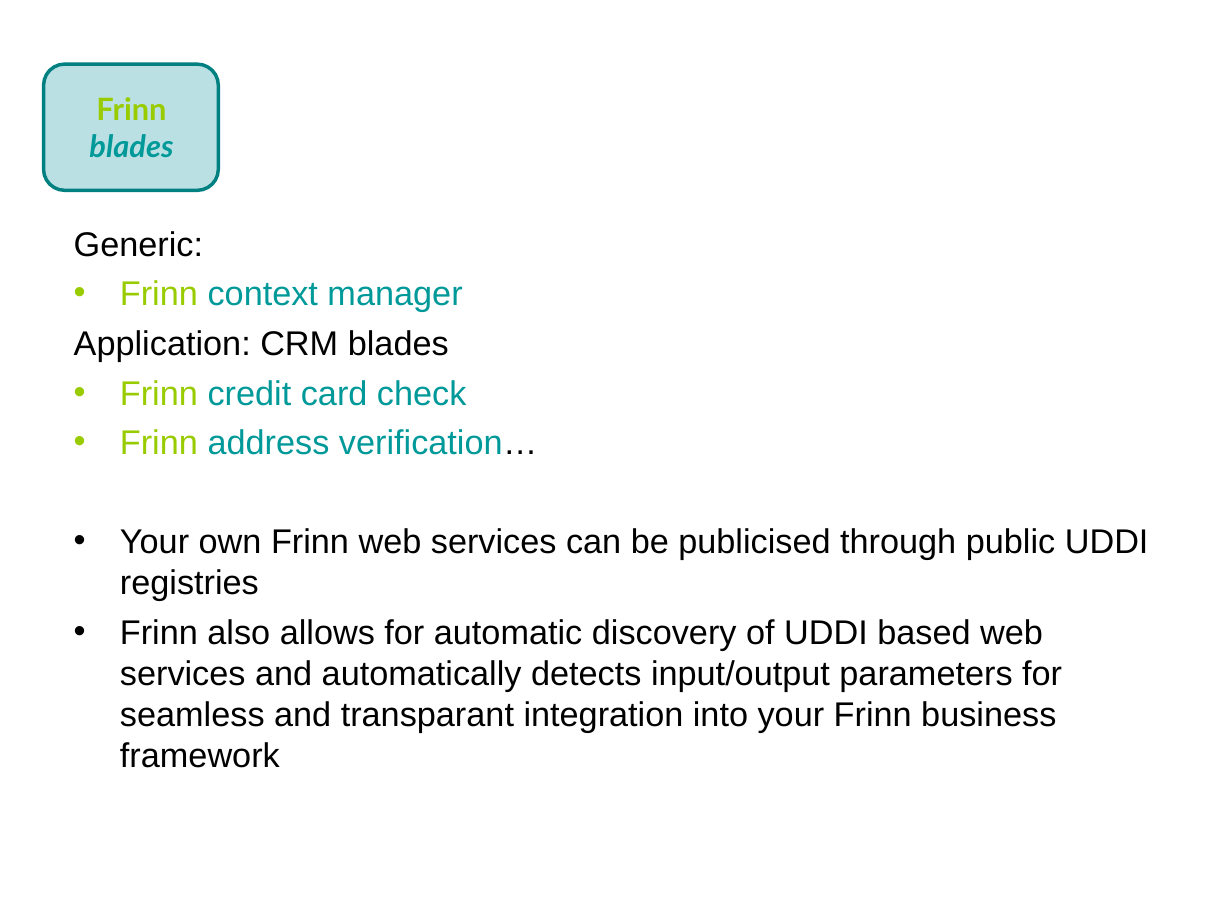
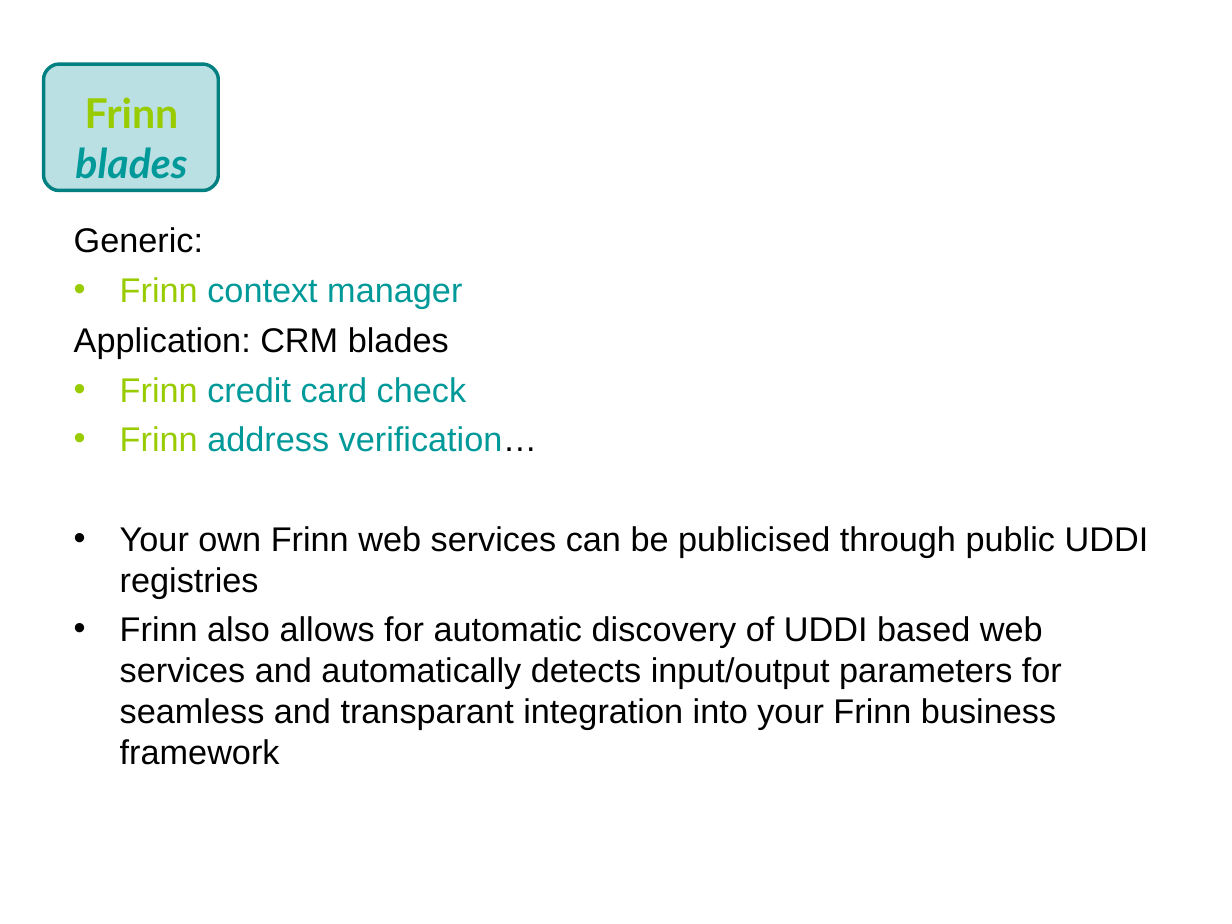
Before and after one commit to Dexels/navajo, a slide deck: slide 7 of doc/Frinn2.ppt. Drawn at 1232x924 pixels with LibreOffice and Linux fonts; fonts in the diff are those of the drawing. Boxes give left, top, right and bottom in pixels: in the first picture for what was removed or moved away, otherwise in the second. Text is boxed around its words. In the diff, an @@ line names an element or a change of style, - is before the commit and + after.

```diff
--- a/doc/Frinn2.ppt
+++ b/doc/Frinn2.ppt
@@ rounded rectangle removed at [43, 64, 218, 190] @@
@@ freeform shape added at [43, 64, 218, 191], fill #BBE0E3, outline #008080 2.01 pt @@
@@ rounded rectangle "Frinn": place and size @@
-rounded rectangle "Frinn" at [89, 97, 173, 158]
+rounded rectangle "Frinn" at [55, 84, 208, 193]
@@ rounded rectangle "Frinn" at [55, 84, 208, 193]: size 18 to 24 pt; line spacing 1 to 0.97 @@
@@ text "Generic:" at [74, 227, 1149, 765]: indent changed; line spacing 1 to 0.93 @@
```
Also in this commit, not shown: 7 other slides changed, 6 other files.
